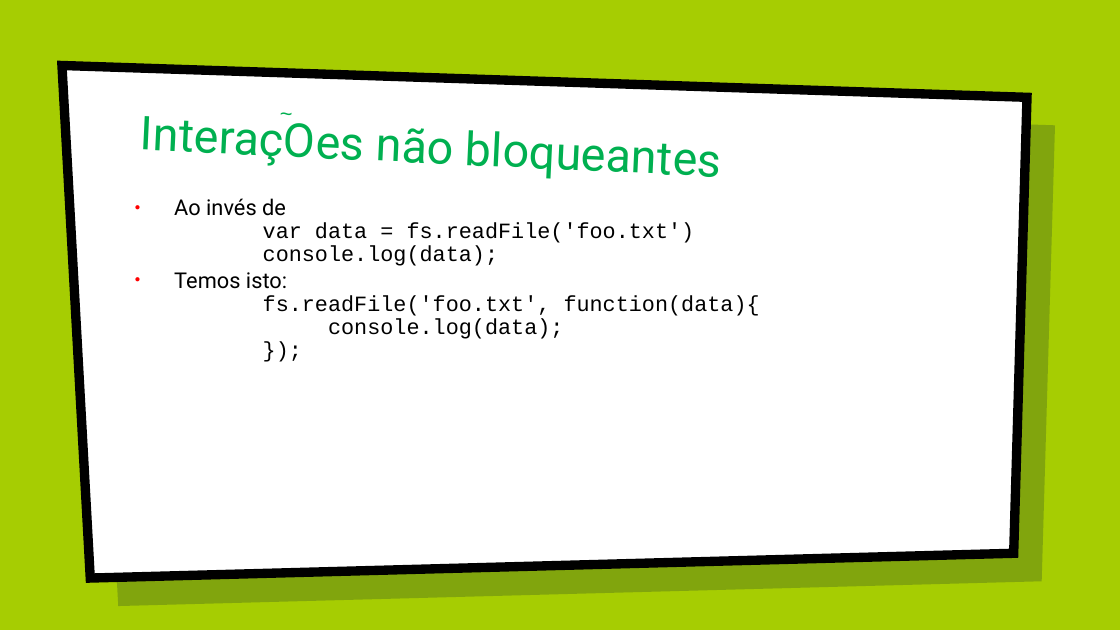
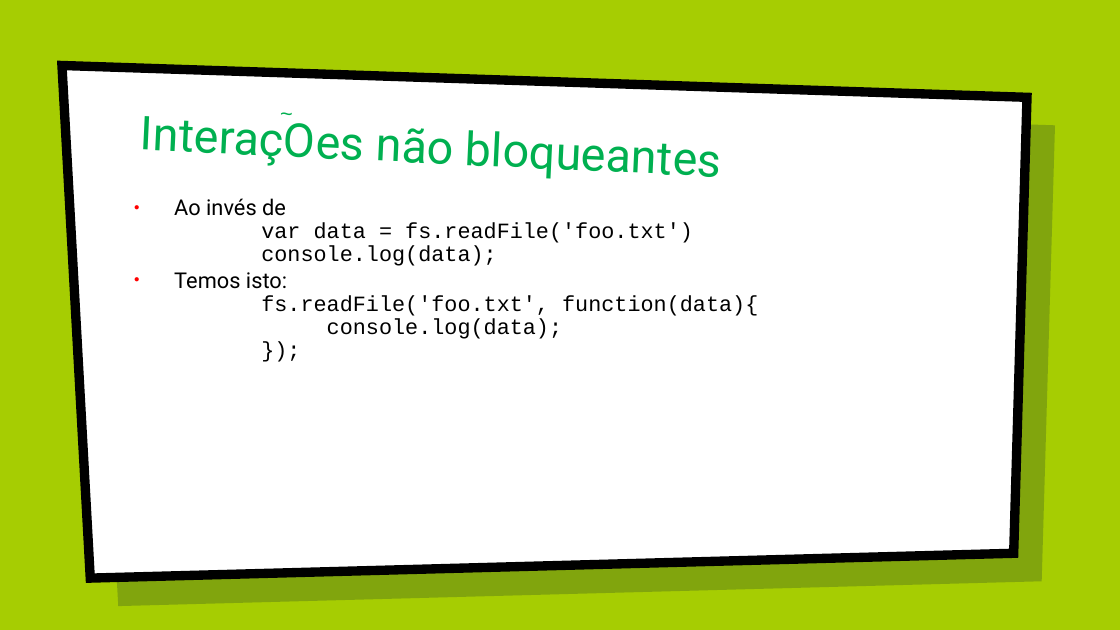
Before and after one commit to renanbastos93/Introdu-o-ao-NodeJS, a slide deck: slide 29 of Apresentacao NodeJS.pptx (slide 28 before the commit). Drawn at 1120x630 pixels with LibreOffice and Linux fonts; fonts in the diff are those of the drawing; background and template pictures are left out. Boxes give left, top, right and bottom in pixels: in the first picture for what was removed or moved away, otherwise in the second. Text is boxed around its words. In the diff, an @@ line names an element or a change of style, - is before the commit and + after.

```diff
--- a/Apresentacao NodeJS.pptx
+++ b/Apresentacao NodeJS.pptx
@@ text "Ao invés de" at (174,198,758,339): indent changed @@
```
Also in this commit, not shown: 15 other slides changed, 2 slides added, 1 slide removed, 3 other files.
